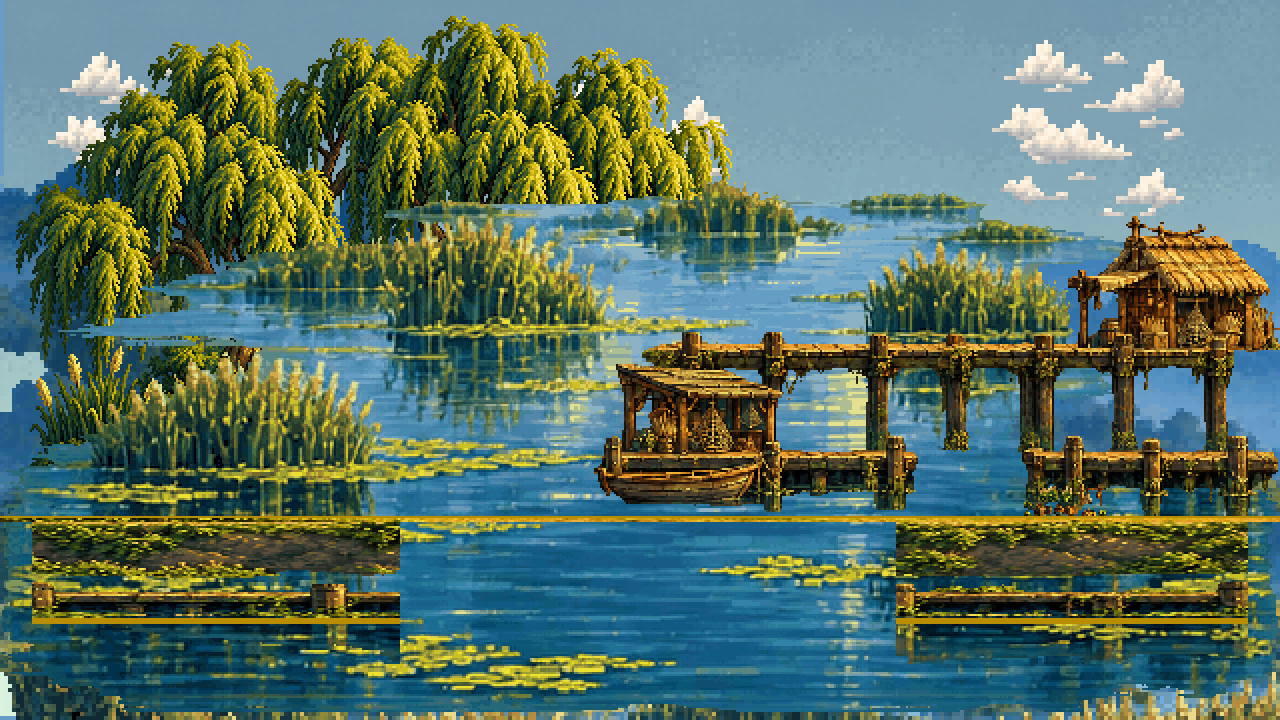
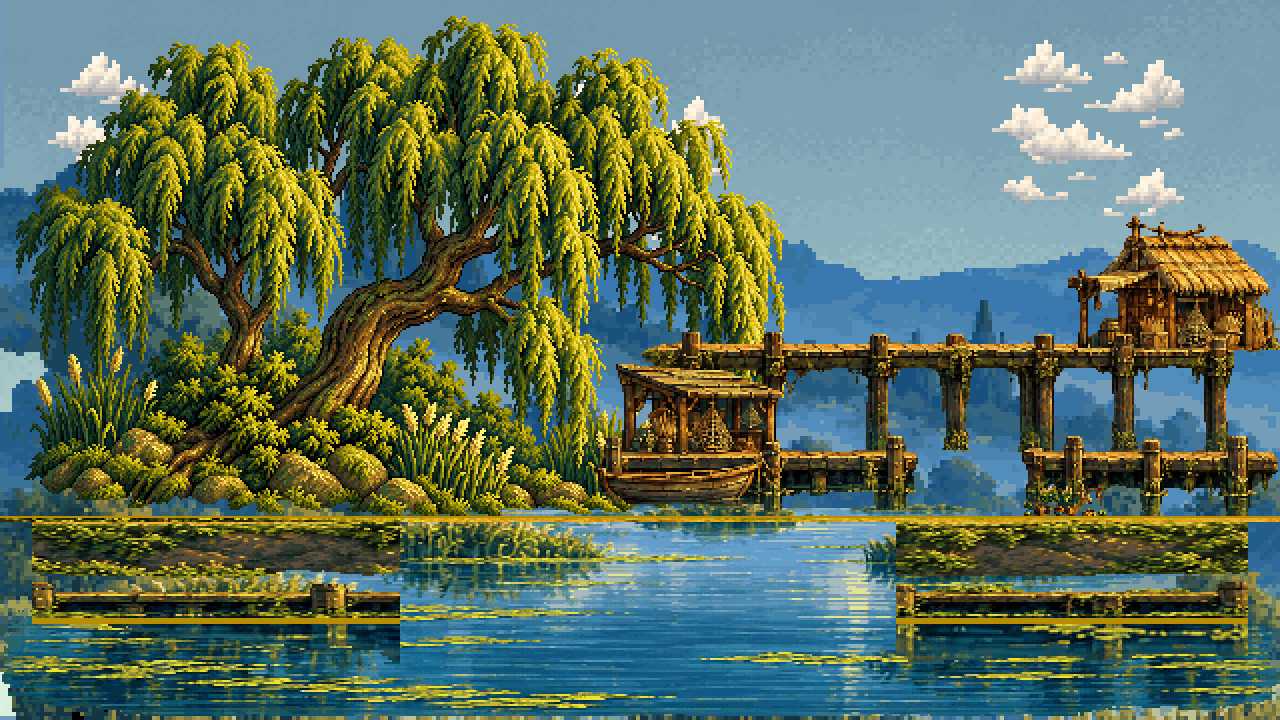
Comparing the layer stacks of the two 1280px x 720px images. Changes:
painted on "terrain" over [120, 624, 1248, 664]
painted on "under" over [32, 522, 1248, 620]
painted on "water" over [2, 180, 1280, 716]
added layer "water_back" above "mid" over [384, 500, 1008, 516]
painted on "mid" over [0, 332, 1280, 720]
painted on "far" over [0, 136, 1280, 584]
painted on "clouds" over [48, 40, 1180, 256]
painted on "sky" over [0, 0, 1280, 720]
